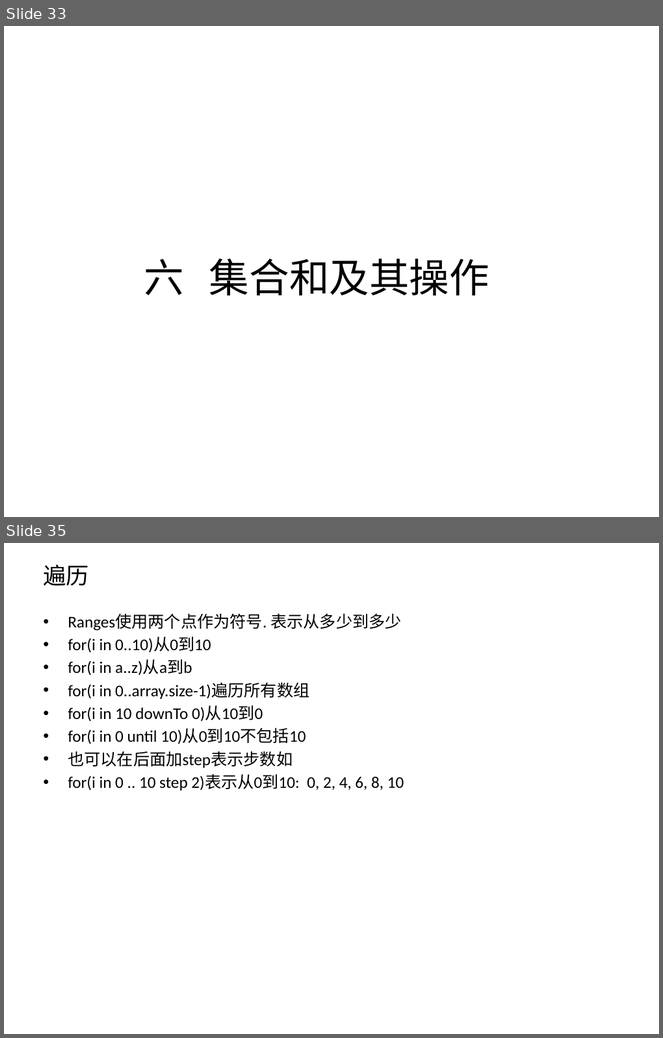
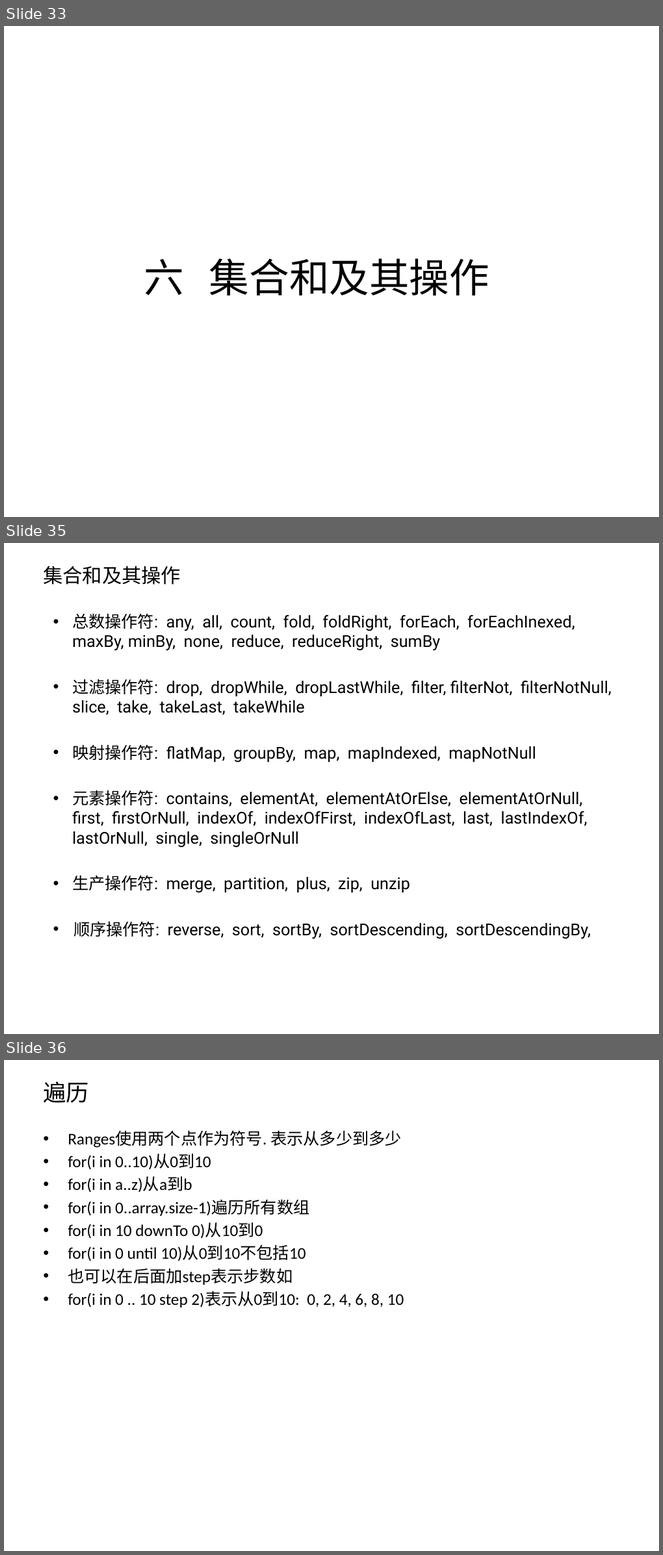
Before and after one commit to zxf2871/KotlinStudy, a slide deck: Kotlin初探.pptx. Shown one above the other, each under a label of ours: slides 33 and 35 before the commit, slides 33, 35 and 36 after it; the slides between them are not shown. The pictures are 663x1038 and 663x1555 pixels, drawn with LibreOffice and Linux fonts; fonts in the diff are those of the drawing. Boxes give left, top, right and bottom in pixels: in the first picture for what was removed or moved away, otherwise in the second. Text is boxed around its words. In the diff, an @@ line names an element or a change of style, - is before the commit and + after.

```diff
--- a/Kotlin初探.pptx
+++ b/Kotlin初探.pptx
@@ slide 35 added at [4,543,659,1034], background #FFFFFF @@
@@ title added at [43,566,181,585], 21.6 pt, text #000000 @@
+集合和及其操作
@@ text added at [72,613,612,939], 18 pt, text #000000 @@
+• 总数操作符: any, all, count, fold, foldRight, forEach, forEachInexed, maxBy, minBy, none, reduce, reduceRight, sumBy
+• 过滤操作符: drop, dropWhile, dropLastWhile, filter, filterNot, filterNotNull, slice, take, takeLast, takeWhile
+• 映射操作符: flatMap, groupBy, map, mapIndexed, mapNotNull
+• 元素操作符: contains, elementAt, elementAtOrElse, elementAtOrNull, first, firstOrNull, indexOf, indexOfFirst, indexOfLast, last, lastIndexOf, lastOrNull, single, singleOrNull
+• 生产操作符: merge, partition, plus, zip, unzip
+• 顺序操作符: reverse, sort, sortBy, sortDescending, sortDescendingBy,
@@ what was slide 35 is now slide 36 @@
```
Also in this commit, not shown: 6 slides changed, 2 slides removed.
